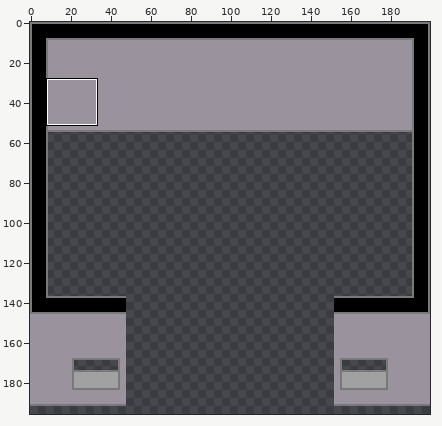
Pixel-art file: artstuff/Objects/standard room.ase. Above: a wide view before the commit, with the close-up outlined.
Close-up. First the earlier version:
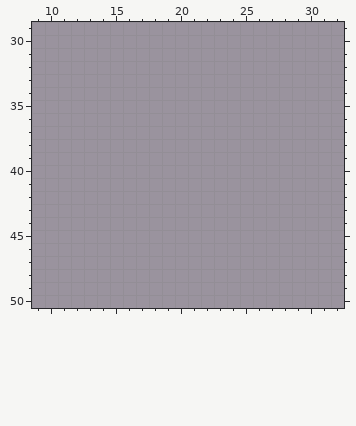
200x200 pixels, 1 frame. Shown: x 9..32, y 29..50. The wide view leaves out empty margins. The commit also changed other parts of the picture, which this record leaves out.
New version:
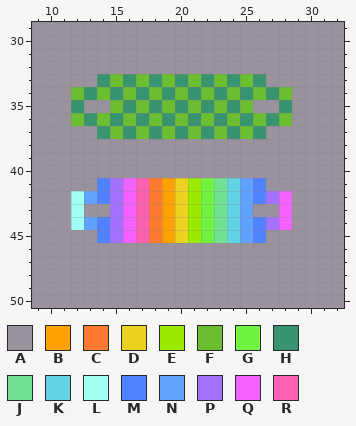
Palette (. is transparent): A #9a939e  B #ffa200  C #ff7930  D #ebd320  E #9aeb00  F #6abe30  G #71f341  H #37946e  J #71e392  K #61d3e3  L #a2fff3  M #5182ff  N #61a2ff  P #a271ff  Q #f361ff  R #ff61b2
Change:
layer "room" added
layer "player" added
layer "Layer 1" removed
Layer "player":
y 33: x 14..26 AAAAAAAAAAAAA -> HFHFHFHFHFHFH
y 34: x 12..28 AAAAAAAAAAAAAAAAA -> FHFHFHFHFHFHFHFHF
y 35: x 12 A -> H; x 15..25 AAAAAAAAAAA -> FHFHFHFHFHF; x 28 A -> H
y 36: x 12..28 AAAAAAAAAAAAAAAAA -> FHFHFHFHFHFHFHFHF
y 37: x 14..26 AAAAAAAAAAAAA -> HFHFHFHFHFHFH
y 41: x 14..26 AAAAAAAAAAAAA -> MPQRCBDEGJKNM
y 42: x 12..28 AAAAAAAAAAAAAAAAA -> LNMPQRCBDEGJKNMPQ
y 43: x 12 A -> L; x 15..25 AAAAAAAAAAA -> PQRCBDEGJKN; x 28 A -> Q
y 44: x 12..28 AAAAAAAAAAAAAAAAA -> LNMPQRCBDEGJKNMPQ
y 45: x 14..26 AAAAAAAAAAAAA -> MPQRCBDEGJKNM
